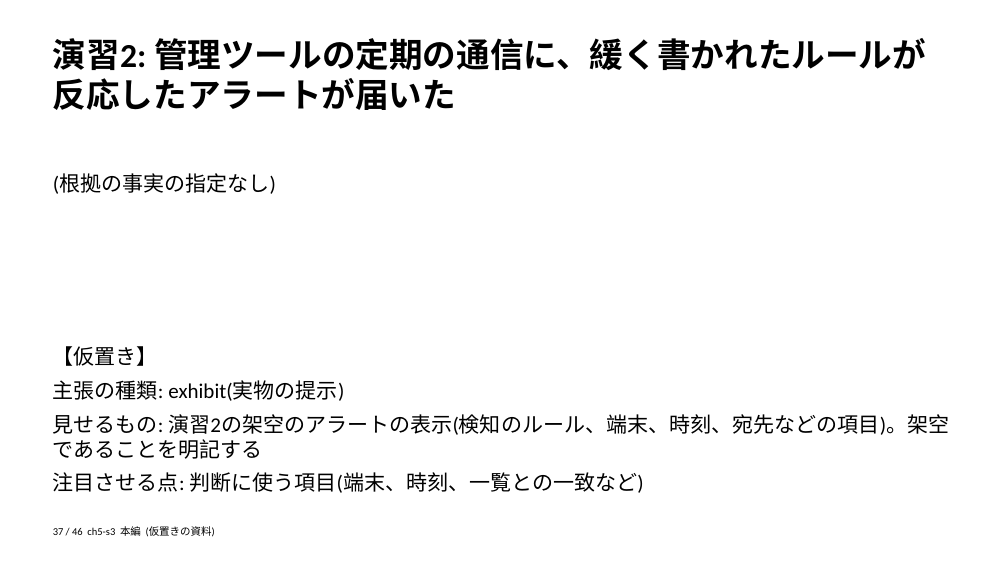
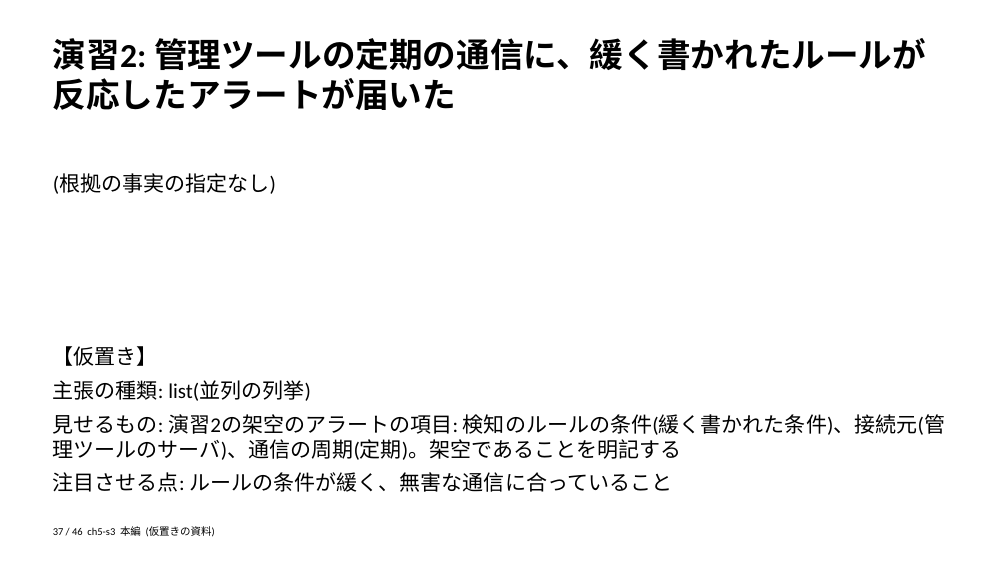
Before and after one commit to zyuuryuu/PPTX-Planner, a slide deck: slide 37 of trial/deck/preview/placeholder.pptx. Drawn at 1008x567 pixels with LibreOffice and Linux fonts; fonts in the diff are those of the drawing. Boxes give left, top, right and bottom in pixels: in the first picture for what was removed or moved away, otherwise in the second. Text is boxed around its words. In the diff, an @@ line names an element or a change of style, - is before the commit and + after.

```diff
--- a/trial/deck/preview/placeholder.pptx
+++ b/trial/deck/preview/placeholder.pptx
@@ text at (x1=53, y1=380, x2=945, y2=492): text changed @@
-主張の種類: exhibit(実物の提示)
-見せるもの: 演習2の架空のアラートの表示(検知のルール、端末、時刻、宛先などの項目)。架空であることを明記する
-注目させる点: 判断に使う項目(端末、時刻、一覧との一致など)
+主張の種類: list(並列の列挙)
+見せるもの: 演習2の架空のアラートの項目: 検知のルールの条件(緩く書かれた条件)、接続元(管理ツールのサーバ)、通信の周期(定期)。架空であることを明記する
+注目させる点: ルールの条件が緩く、無害な通信に合っていること
```
Also in this commit, not shown: 28 other slides changed, 4 other files.
